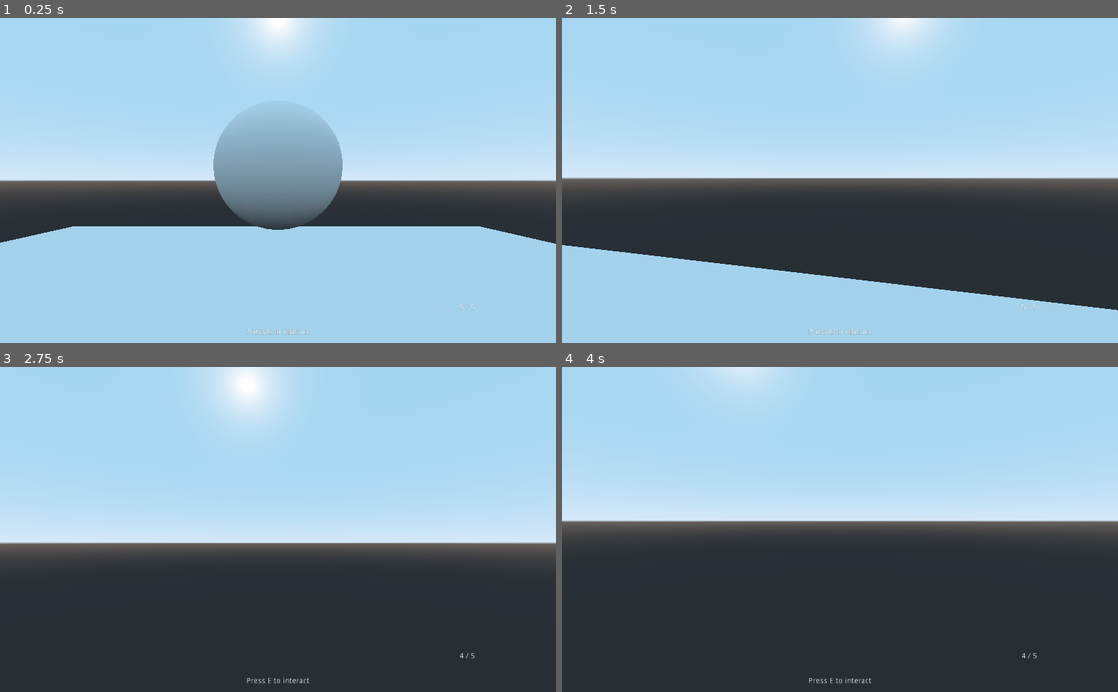
Above: before the commit, frames 1-4 (two rows, left to right).
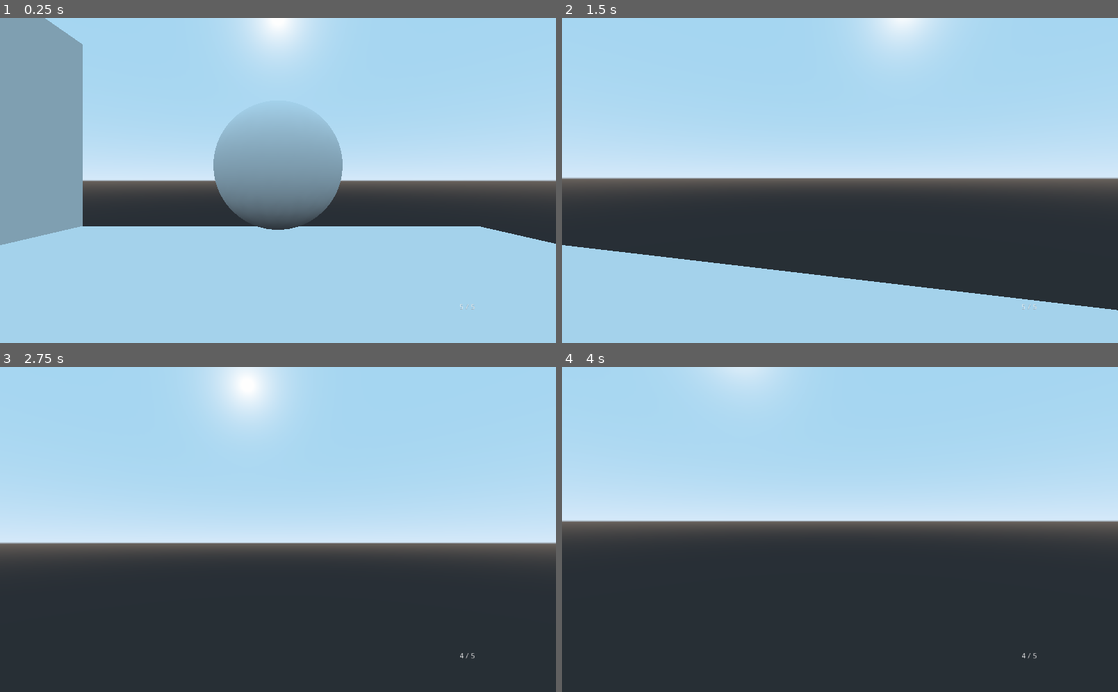
Above: after the commit, the same moments.

Repository: Jhonkman/FPStutorial
Game: Godot game, scene res://Scenes/World1.tscn
Same seed, same stepped clock (60 frames per second), same inputs: the game is played once before the commit and once after it.
Inputs (mouse positions are in pixels of both pictures, inside the frame that each line leads up to):
- Up to frame 1 (0.25 s): no input
- Up to frame 2 (1.5 s): tap E (Interact) at 0.5, 0.6, 1.25, 1.35 s; move the mouse to (867, 180) at 0.52 s; hold W (move_forward) from 0.53 s (still down); tap Space (jump) at 0.77 s; move the mouse to (812, 180) at 1.27 s
- Up to frame 3 (2.75 s): keep holding W (move_forward); tap Space (jump) at 1.52 s; tap E (Interact) at 2, 2.3 s; move the mouse to (289, 523) at 2.02 s; click (289, 523) at 2.1 s
- Up to frame 4 (4 s): keep holding W (move_forward); tap E (Interact) at 2.75, 2.85, 3.5, 3.6 s; move the mouse to (834, 536) at 2.77 s; tap Space (jump) at 3.02, 3.77 s; move the mouse to (878, 532) at 3.52 s

The runs differ from the first frame. In frame 1, 9.7% of the frame differs, in the area x 0-56%, y 0-98%; in frame 2, less than 0.1%; in frame 3, less than 0.1%; in frame 4, less than 0.1%.
Error before the commit: Attempt to call function 'set_text' in base 'null instance' on a null instance. (res://Player/Interaction.gd:26)

Commit message:
added a simple interactable object

Diff:
--- a/Player/Interaction.gd
+++ b/Player/Interaction.gd
@@ -2,7 +2,7 @@
 
 var current_collider
 
-onready var interaction_label = get_node("/root/World/UI/Interaction Label")
+onready var interaction_label = get_node("/root/World/UI/InteractionLabel")
 
 func _ready():
 	set_interaction_text("")
@@ -17,9 +17,10 @@
 
 		if Input.is_action_just_pressed("Interact"):
 			collider.interact()
-			set_interaction_text(collider.get_interaction_text)
+			set_interaction_text(collider.get_interaction_text())
 	elif current_collider:
 		current_collider = null
+		set_interaction_text("")
 
 func set_interaction_text(text):
 	if !text:
--- a/Player/Player.tscn
+++ b/Player/Player.tscn
@@ -25,6 +25,9 @@
 cast_to = Vector3( 0, 0, -100 )
 
 [node name="InteractionRayCast" type="RayCast" parent="Head/Camera"]
+enabled = true
+cast_to = Vector3( 0, 0, -2 )
+collision_mask = 2
 script = ExtResource( 3 )
 
 [node name="MeshInstance" type="MeshInstance" parent="."]
--- a/Scenes/World1.tscn
+++ b/Scenes/World1.tscn
@@ -1,11 +1,15 @@
-[gd_scene load_steps=6 format=2]
+[gd_scene load_steps=8 format=2]
 
 [ext_resource path="res://Player/Player.tscn" type="PackedScene" id=1]
+[ext_resource path="res://Interactable/Interactable.gd" type="Script" id=2]
 
 [sub_resource type="CubeMesh" id=1]
 
 [sub_resource type="ConcavePolygonShape" id=2]
 data = PoolVector3Array( -1, 1, 1, 1, 1, 1, -1, -1, 1, 1, 1, 1, 1, -1, 1, -1, -1, 1, 1, 1, -1, -1, 1, -1, 1, -1, -1, -1 …(284 unchanged characters)…
+
+[sub_resource type="SpatialMaterial" id=5]
+albedo_color = Color( 1, 0, 0, 1 )
 
 [sub_resource type="SphereMesh" id=3]
 
@@ -15,14 +19,36 @@
 
 [node name="Player" parent="." instance=ExtResource( 1 )]
 
-[node name="MeshInstance" type="MeshInstance" parent="."]
+[node name="Ground" type="MeshInstance" parent="."]
 transform = Transform( 10.1675, 0, 0, 0, 1, 0, 0, 0, 11.6985, -0.0851486, -3.52815, -0.024641 )
 mesh = SubResource( 1 )
 material/0 = null
 
-[node name="StaticBody" type="StaticBody" parent="MeshInstance"]
+[node name="StaticBody" type="StaticBody" parent="Ground"]
 
-[node name="CollisionShape" type="CollisionShape" parent="MeshInstance/StaticBody"]
+[node name="CollisionShape" type="CollisionShape" parent="Ground/StaticBody"]
+shape = SubResource( 2 )
+
+[node name="Ground2" type="MeshInstance" parent="."]
+transform = Transform( -1.6565e-06, -1, 0, 10.1675, -1.62921e-07, 0, 0, 0, 11.6985, -10.856, -3.52815, -0.024641 )
+mesh = SubResource( 1 )
+material/0 = null
+
+[node name="StaticBody" type="StaticBody" parent="Ground2"]
+
+[node name="CollisionShape" type="CollisionShape" parent="Ground2/StaticBody"]
+shape = SubResource( 2 )
+
+[node name="Ground3" type="MeshInstance" parent="."]
+transform = Transform( -1.62921e-07, -1, 0, 1, -1.62921e-07, 0, 0, 0, 1, -9.26727, 0.0105622, -0.024641 )
+mesh = SubResource( 1 )
+material/0 = SubResource( 5 )
+
+[node name="StaticBody" type="StaticBody" parent="Ground3"]
+collision_layer = 2
+script = ExtResource( 2 )
+
+[node name="CollisionShape" type="CollisionShape" parent="Ground3/StaticBody"]
 shape = SubResource( 2 )
 
 [node name="Enemy" type="StaticBody" parent="." groups=[
